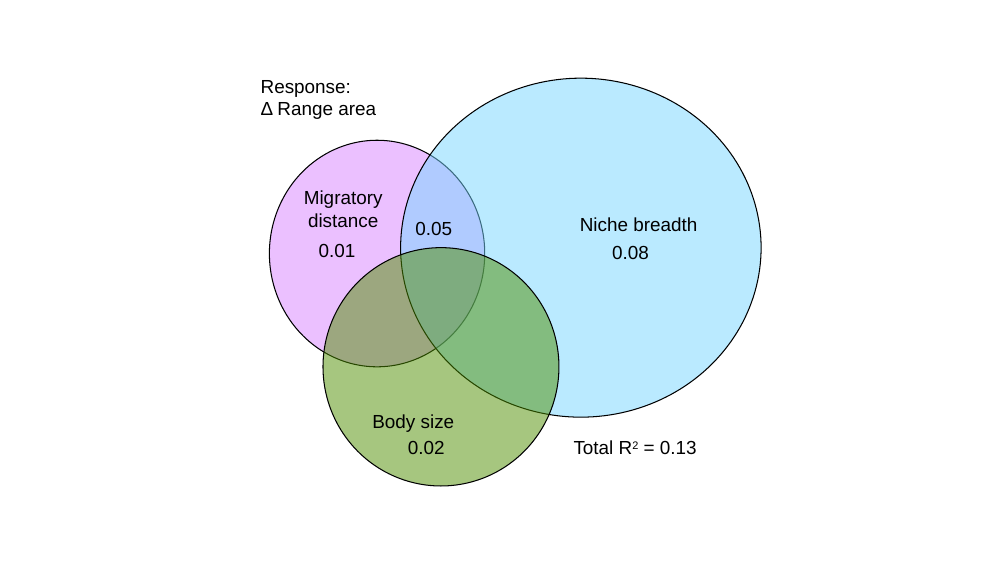
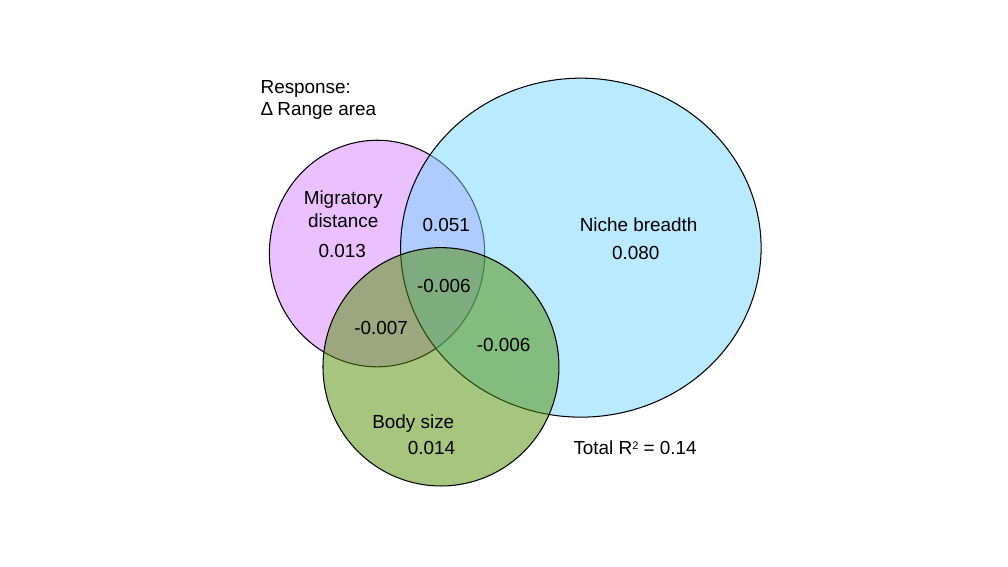
Before and after one commit to zahraddeen1/avian-range-shifts, a slide deck: slide 3 of figures/sem_venn_figures.pptx. Drawn at 1008x567 pixels with LibreOffice and Linux fonts; fonts in the diff are those of the drawing. Boxes give left, top, right and bottom in pixels: in the first picture for what was removed or moved away, otherwise in the second. Text is boxed around its words. In the diff, an @@ line names an element or a change of style, - is before the commit and + after.

```diff
--- a/figures/sem_venn_figures.pptx
+++ b/figures/sem_venn_figures.pptx
@@ text at [423,217,470,232]: text changed @@
-0.05
+0.051
@@ text at [319,243,366,258]: text changed @@
-0.01
+0.013
@@ text at [612,245,659,259]: text changed @@
-0.08
+0.080
@@ text added at [417,279,471,292], 18 pt, text #000000 @@
+-0.006
@@ text added at [354,321,408,334], 18 pt, text #000000 @@
+-0.007
@@ text added at [477,338,531,351], 18 pt, text #000000 @@
+-0.006
@@ text at [408,441,455,454]: text changed @@
-0.02
+0.014
@@ text at [574,440,697,454]: text changed @@
-Total R2 = 0.13
+Total R2 = 0.14
```
Also in this commit, not shown: 2 other slides changed, 1 slide added, 1 slide removed, 3 other files.
